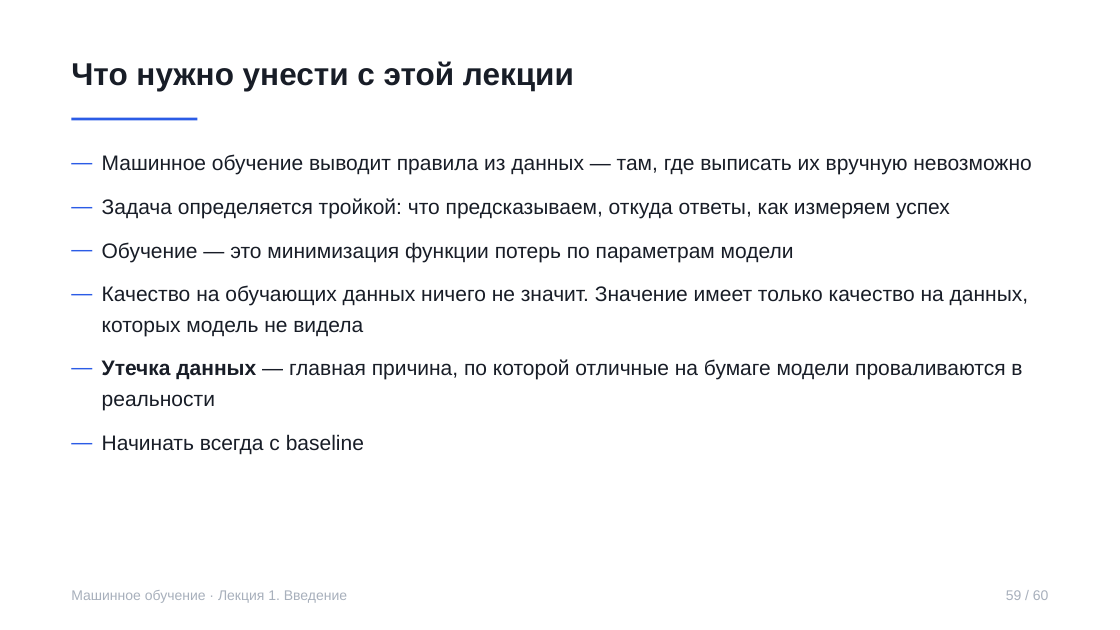
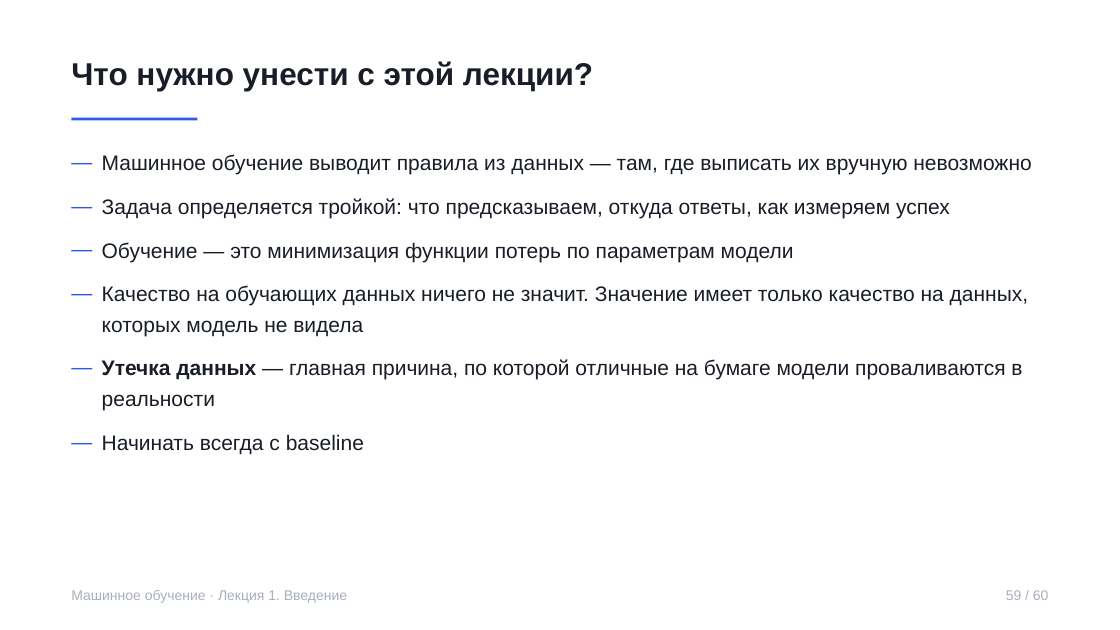
Before and after one commit to rustam-azimov/ml-course-hse, a slide deck: slide 59 of lectures/lecture01.pptx. Drawn at 1120x630 pixels with LibreOffice and Linux fonts; fonts in the diff are those of the drawing. Boxes give left, top, right and bottom in pixels: in the first picture for what was removed or moved away, otherwise in the second. Text is boxed around its words. In the diff, an @@ line names an element or a change of style, - is before the commit and + after.

```diff
--- a/lectures/lecture01.pptx
+++ b/lectures/lecture01.pptx
@@ text at <box>71,61,593,91</box>: text changed @@
-Что нужно унести с этой лекции
+Что нужно унести с этой лекции?
```
Also in this commit, not shown: 13 other slides changed, 2 other files.
